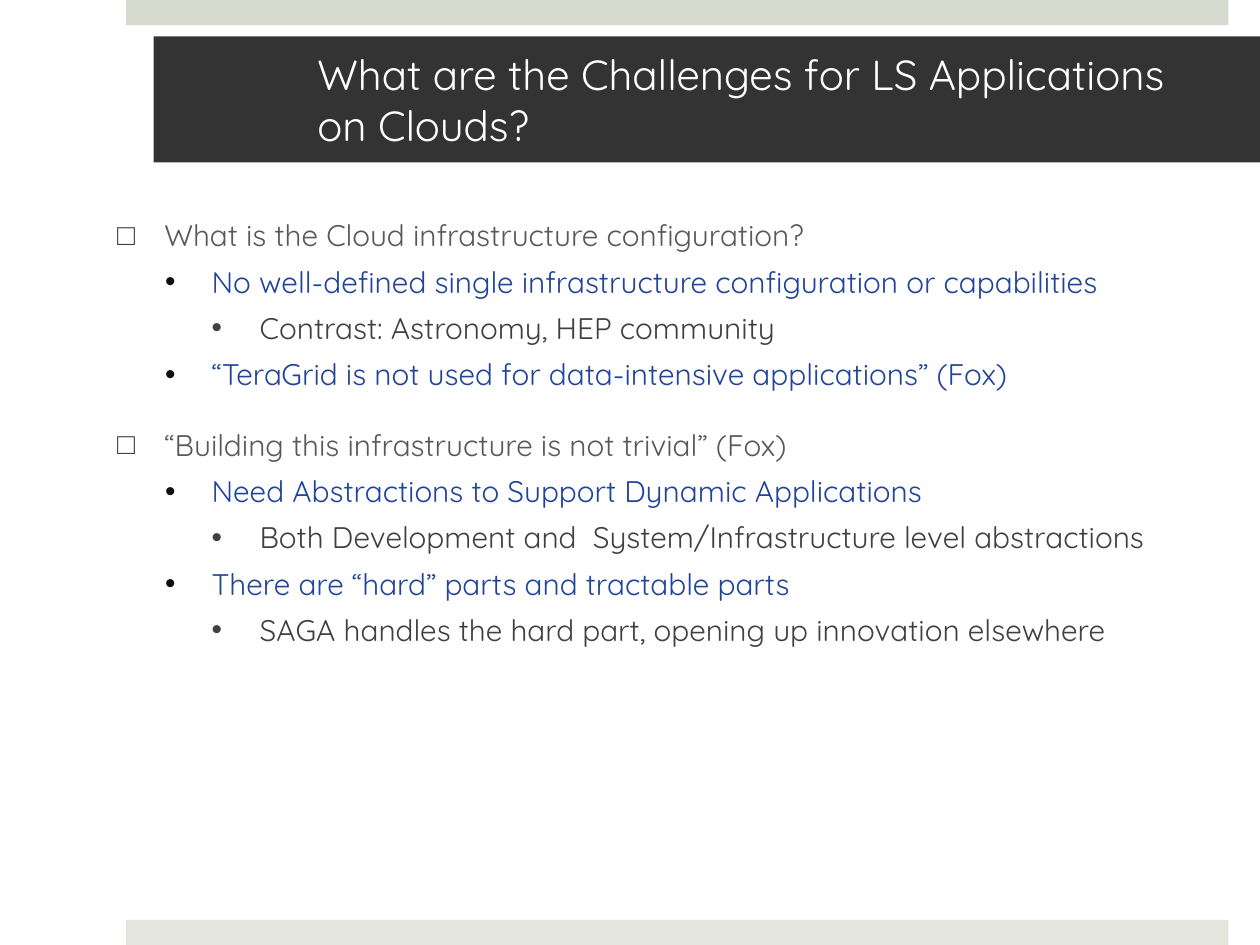
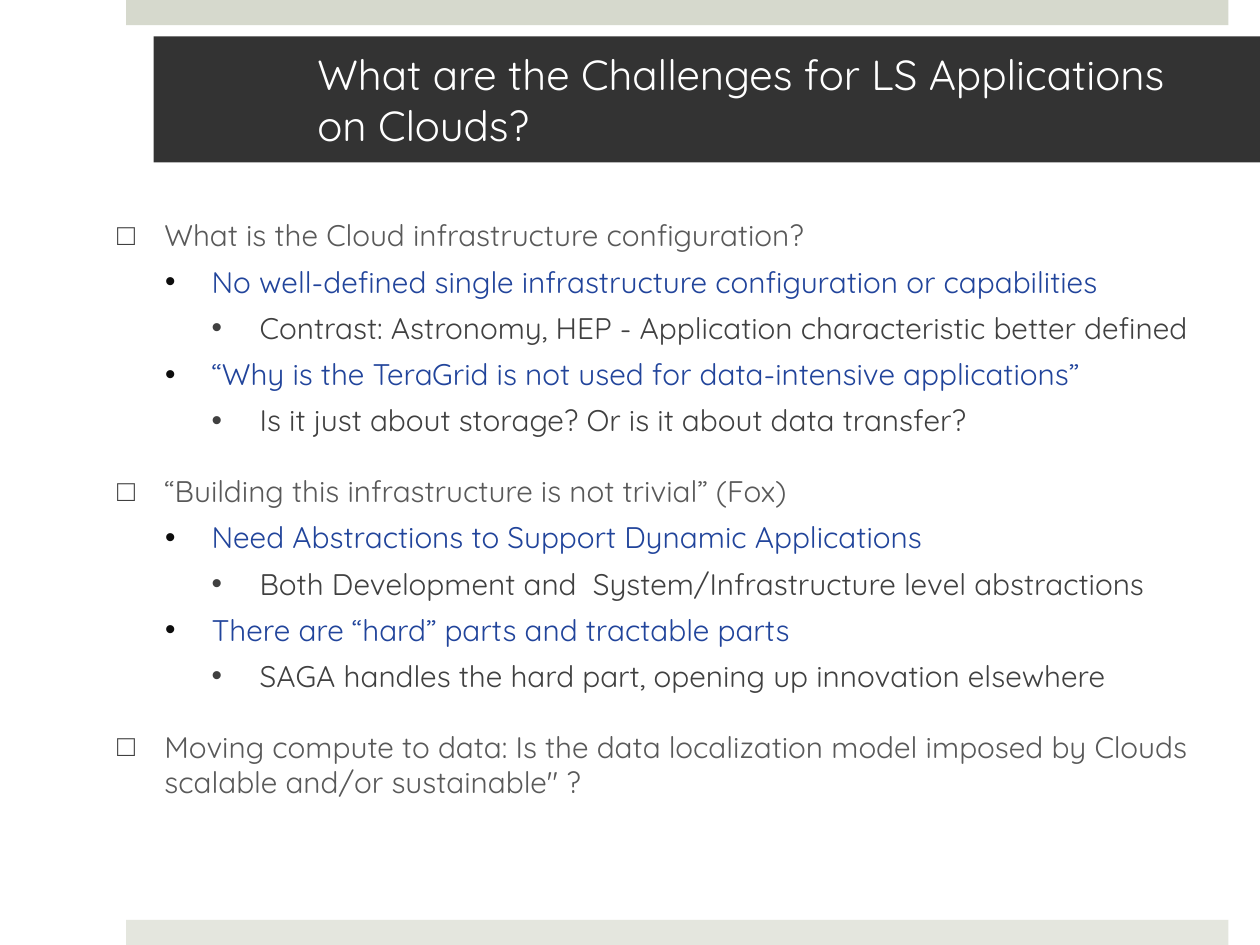
Before and after one commit to saga-project/saga-cpp-legacy-projects, a slide deck: slide 19 of saga-talks/ecmls11-dare.pptx (slide 18 before the commit). Drawn at 1260x945 pixels with LibreOffice and Linux fonts; fonts in the diff are those of the drawing; background and template pictures are left out. Boxes give left, top, right and bottom in pixels: in the first picture for what was removed or moved away, otherwise in the second. Text is boxed around its words. In the diff, an @@ line names an element or a change of style, - is before the commit and + after.

```diff
--- a/saga-talks/ecmls11-dare.pptx
+++ b/saga-talks/ecmls11-dare.pptx
@@ text at (x1=212, y1=317, x2=1187, y2=437): text changed; text colour #21449B to #404040 @@
-    • Contrast: Astronomy, HEP community
-  • “TeraGrid is not used for data-intensive applications” (Fox)
+    • Contrast: Astronomy, HEP - Application characteristic better defined
+  • “Why is the TeraGrid is not used for data-intensive applications”
+    • Is it just about storage? Or is it about data transfer?
@@ text at (x1=164, y1=736, x2=1188, y2=797): paragraph added @@
+□ Moving compute to data: Is the data localization model imposed by Clouds scalable and/or sustainable" ?
```
Also in this commit, not shown: 7 other slides changed, 2 slides added.
